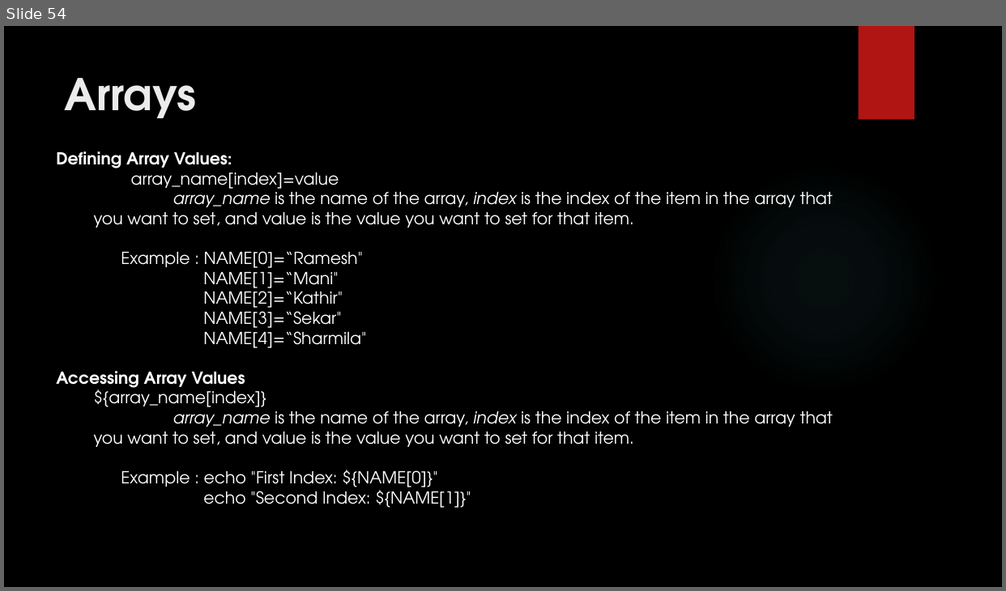
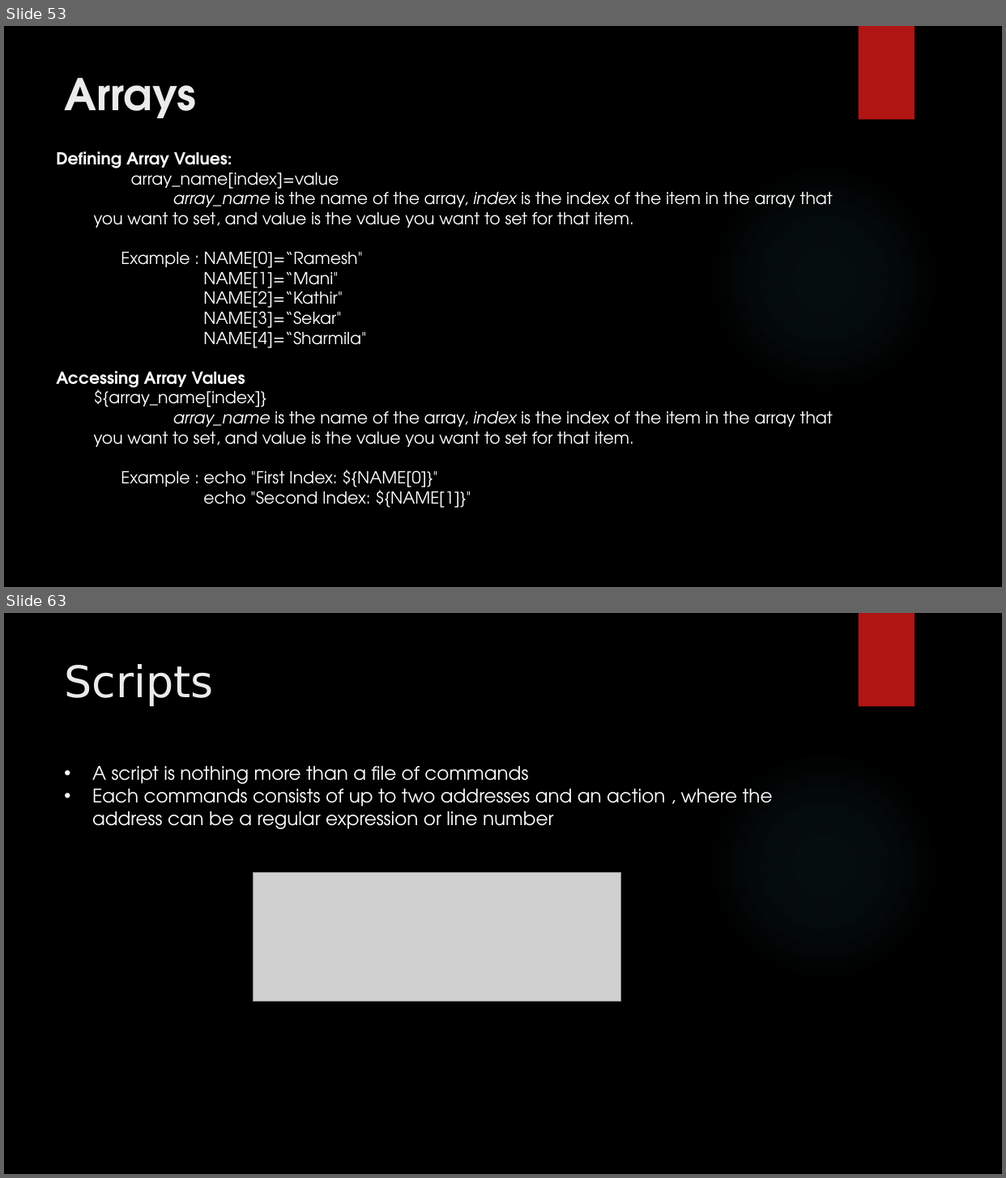
Before and after one commit to RaghulRameshTrainer/mobily_infotech, a slide deck: UnixShellScripting.pptx. Shown one above the other, each under a label of ours: slide 54 before the commit, slides 53 and 63 after it; the slides between them are not shown. The pictures are 1006x591 and 1006x1178 pixels, drawn with LibreOffice and Linux fonts; fonts in the diff are those of the drawing; grey boxes stand for pictures; background and template pictures are left out. Boxes give left, top, right and bottom in pixels: in the first picture for what was removed or moved away, otherwise in the second. Text is boxed around its words. In the diff, an @@ line names an element or a change of style, - is before the commit and + after.

```diff
--- a/UnixShellScripting.pptx
+++ b/UnixShellScripting.pptx
@@ slide 63 added at [4, 613, 1002, 1174], background picture (left out); not listed: 2 template elements that a slide beside it also shows @@
@@ title added at [65, 664, 214, 706], 42 pt, text #EBEBEB @@
+Scripts
@@ text added at [92, 766, 773, 829], 18 pt, text #FFFFFF @@
+• A script is nothing more than a file of commands
+• Each commands consists of up to two addresses and an action , where the address can be a regular expression or line number
@@ picture added at [253, 873, 621, 1002] @@
@@ what was slide 54 is now slide 53 @@
```
Also in this commit, not shown: 1 slide changed, 36 other slides added, 1 slide removed.
